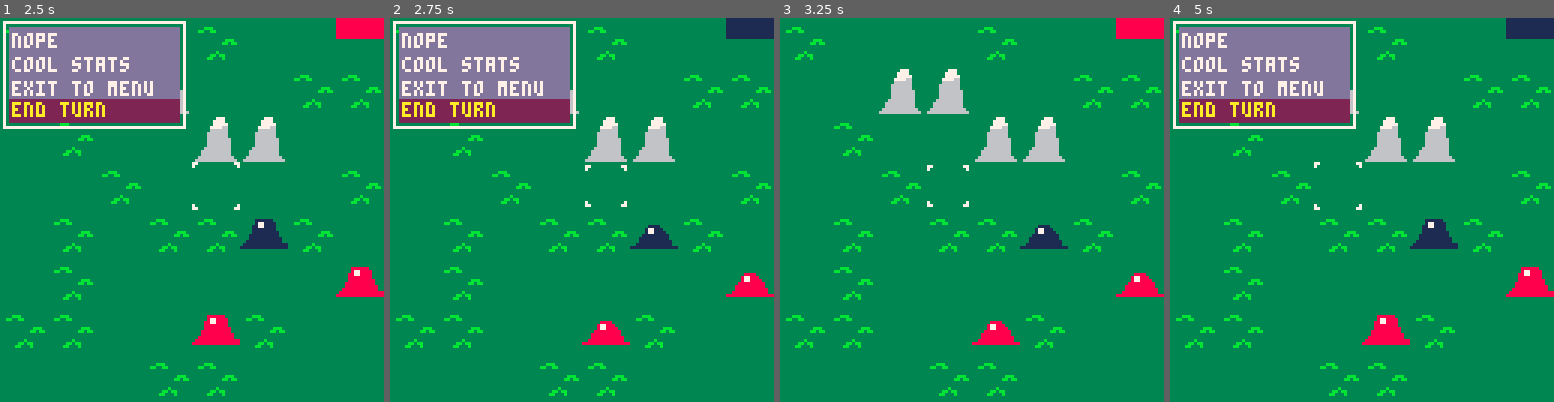
Above: before the commit, frames 1-4 (left to right).
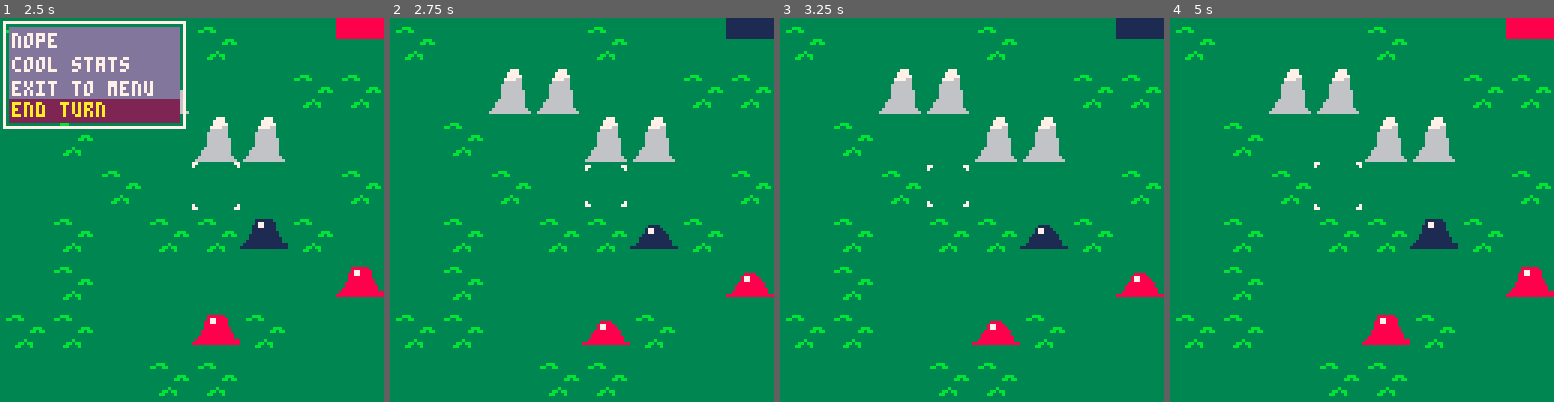
Above: after the commit, the same moments.

Repository: Cuttleshock/PICO-8-projects
Game: PICO-8 cartridge wars.p8
Two runs of this game, one before a commit and one after it. Both use one fixed random seed, a clock stepped at 60 frames per second and the inputs below.
Inputs:
- Up to frame 1 (2.5 s): tap X (X key) at 0.33, 1.07, 1.85 s; tap O (Z key) at 0.7, 1.7, 2.1 s; hold Right 1.6-2.1 s; hold Up 2.15-2.42 s; hold Right from 2.47 s (still down)
- Up to frame 2 (2.75 s): keep holding Right; tap O (Z key) at 2.5 s
- Up to frame 3 (3.25 s): tap O (Z key) at 2.9 s; tap X (X key) at 2.97 s; release Right at 3.03 s; hold Left from 3.08 s (still down)
- Up to frame 4 (5 s): tap O (Z key) every 0.4 s from 3.3 to 4.9 s; release Left at 3.58 s; hold Down 3.63-3.97 s; hold Right 4.02-4.68 s; tap X (X key) at 4.08 s; hold Up from 4.73 s (still down)

Frame 1 is identical in both runs. In frame 2, 12% of the frame differs, in the area x 0-49%, y 0-29%; in frame 3, 0.7%; in frame 4, 13%, in the area x 0-100%, y 0-29%.

Commit message:
Fix menu staying open after ending turn by moving responsibility to close_menu()

Diff:
--- a/wars.p8
+++ b/wars.p8
@@ -34,23 +34,24 @@
 }
 
 function noop() end
+function truthy_noop() return true end
 
 main_menu = {
 	{ text='battle', cb=(function () push_game_state(STATE_G_BATTLE, init_battle) end) },
-	{ text='nothing', cb=noop },
-	{ text='also no', cb=noop },
+	{ text='nothing', cb=noop, stay=true },
+	{ text='also no', cb=noop, stay=true },
 }
 
 battle_menu = {
-	{ text='nope', cb=noop },
-	{ text='cool stats', cb=noop },
+	{ text='nope', cb=noop, stay=true },
+	{ text='cool stats', cb=noop, stay=true },
 	{ text='exit to menu', cb=(function () push_game_state(STATE_G_MAIN_MENU, init_main_menu) end) },
 	{ text='end turn', cb=(function () end_turn() end) },
 }
 
 action_menu = {
 	{ text='move', cb=(function () move_highlighted_unit() end) },
-	{ text='attack', cb=noop },
+	{ text='attack', cb=noop, stay=true },
 }
 
 debug = {_names={}}
@@ -128,9 +129,8 @@
 
 function init_battle()
 	battle_state=STATE_B_ANIM
-	animate=(function() return true end)
+	animate=truthy_noop
 	anim_on_exit=(function() battle_state=STATE_B_SELECT end)
-	clear_menu()
 	units={}
 	init_pointer(3,3)
 	update_camera()
@@ -226,19 +226,24 @@
 
 function end_turn()
 	active_faction=active_faction%#battle_factions + 1
-end
-
-function clear_menu()
+	battle_state=STATE_B_ANIM
+	animate=truthy_noop
+	anim_on_exit=(function() battle_state=STATE_B_SELECT end)
+end
+
+function close_menu()
 	active_menu.ref=nil
 	menu_item=1
 end
 
 function control_menu()
 	if btnp(🅾️) then
-		return active_menu.ref[menu_item].cb()
+		active_menu.ref[menu_item].cb()
+		if (not active_menu.ref[menu_item].stay) close_menu()
+		return
 	elseif btnp(❎) and active_menu.on_exit then
 		-- allow nil on_exit, indicating you can't back out
-		clear_menu()
+		close_menu()
 		return active_menu.on_exit()
 	end
 
@@ -297,7 +302,6 @@
 end
 
 function move_highlighted_unit()
-	clear_menu()
 	move_unit(highlight.unit, pointer.x, pointer.y)
 	highlight={}
 end
@@ -308,7 +312,7 @@
 
 	unit.visible=false
 	battle_state=STATE_B_ANIM
-	animate=(function() return true end)
+	animate=truthy_noop
 	anim_on_exit=(function()
 		battle_state=STATE_B_SELECT
 		unit.visible=true
@@ -363,7 +367,7 @@
 			move_pointer()
 		end
 	elseif battle_state==STATE_B_MENU then
-		control_menu() -- oh can these also be consolidated?
+		control_menu()
 	elseif battle_state==STATE_B_ANIM then
 		if animate() or btnp(🅾️) or btnp(❎) then
 			anim_on_exit()
